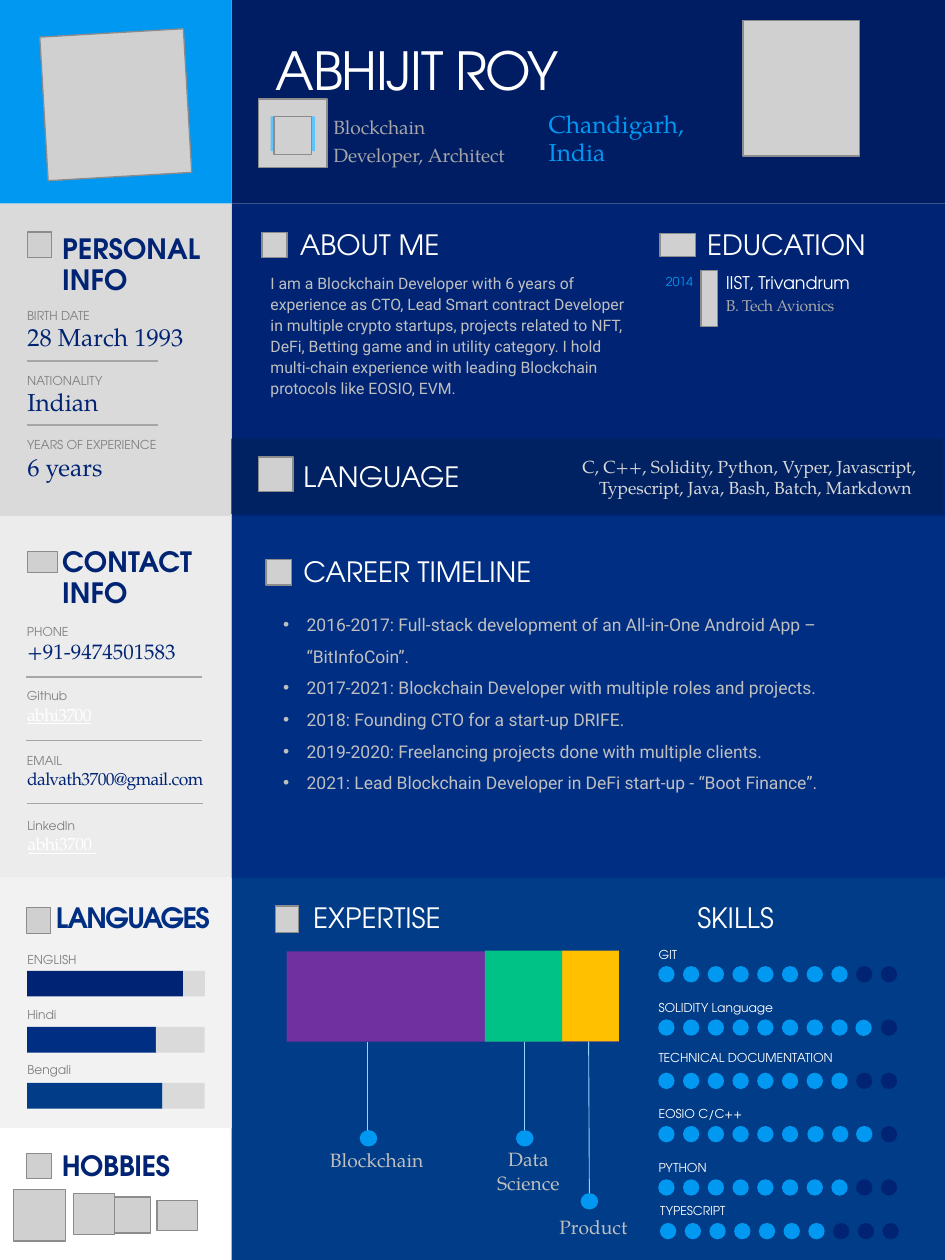
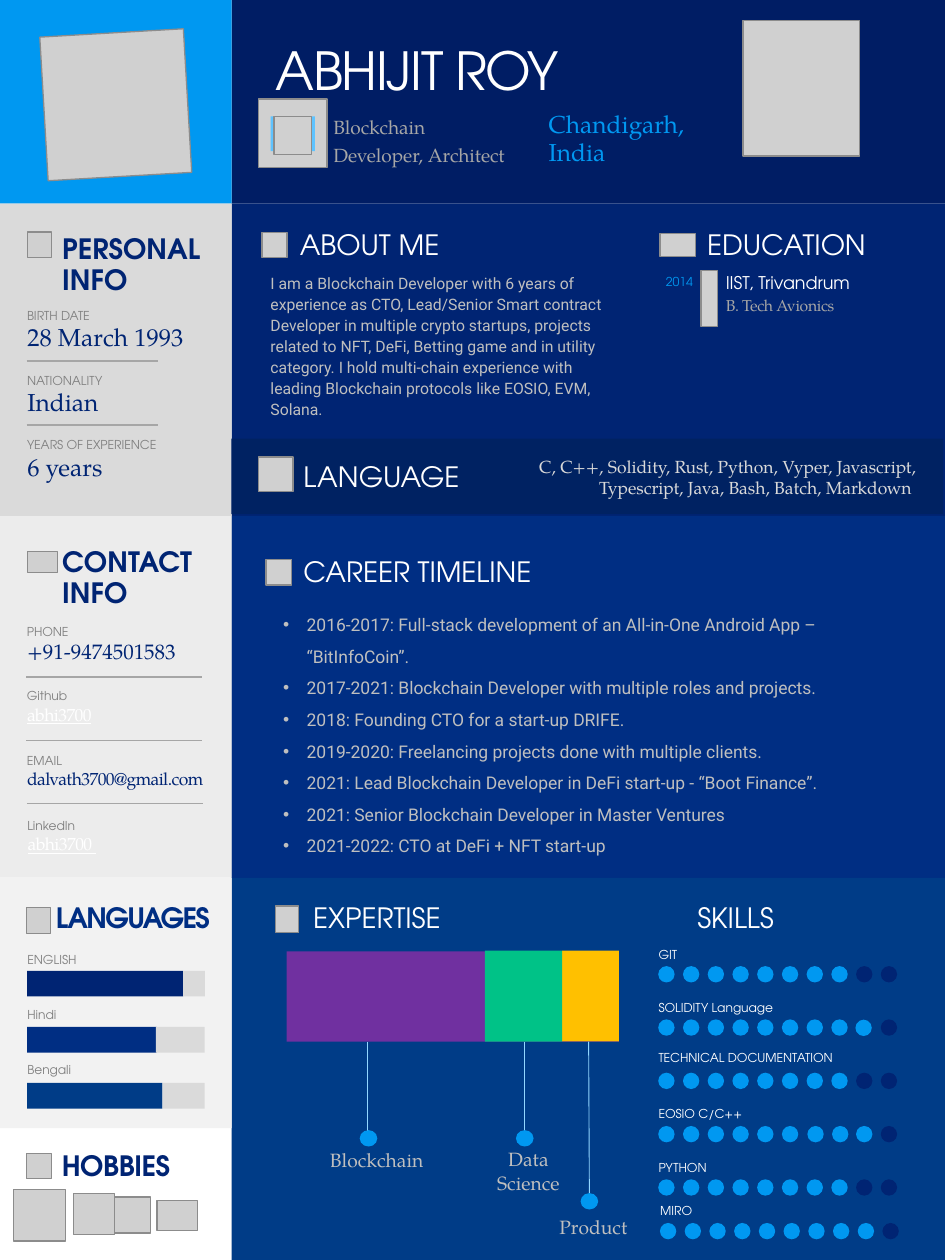
Before and after one commit to abhi3700/my_resume, a slide deck: slide 1 of my_resume.pptx. Drawn at 945x1260 pixels with LibreOffice and Linux fonts; fonts in the diff are those of the drawing; grey boxes stand for pictures; background and template pictures are left out. Boxes give left, top, right and bottom in pixels: in the first picture for what was removed or moved away, otherwise in the second. Text is boxed around its words. In the diff, an @@ line names an element or a change of style, - is before the commit and + after.

```diff
--- a/my_resume.pptx
+++ b/my_resume.pptx
@@ text at (x1=270, y1=277, x2=601, y2=415): text changed @@
-I am a Blockchain Developer with 6 years of experience as CTO, Lead Smart contract Developer in multiple crypto startups, projects related to NFT, DeFi, Betting game and in utility category. I hold multi-chain experience with leading Blockchain protocols like EOSIO, EVM.
+I am a Blockchain Developer with 6 years of experience as CTO, Lead/Senior Smart contract Developer in multiple crypto startups, projects related to NFT, DeFi, Betting game and in utility category. I hold multi-chain experience with leading Blockchain protocols like EOSIO, EVM, Solana.
@@ text at (x1=539, y1=460, x2=916, y2=499): text changed @@
-C, C++, Solidity, Python, Vyper, Javascript, Typescript, Java, Bash, Batch, Markdown
+C, C++, Solidity, Rust, Python, Vyper, Javascript, Typescript, Java, Bash, Batch, Markdown
@@ text at (x1=307, y1=808, x2=725, y2=856): paragraphs added @@
+• 2021: Senior Blockchain Developer in Master Ventures
+• 2021-2022: CTO at DeFi + NFT start-up
@@ text at (x1=660, y1=1206, x2=692, y2=1215): text changed @@
-TYPESCRIPT
+MIRO
@@ ellipse at (x1=833, y1=1223, x2=849, y2=1240): fill #002473 to #0098F1 @@
@@ ellipse at (x1=858, y1=1223, x2=874, y2=1240): fill #002473 to #0098F1 @@
```
Also in this commit, not shown: 2 other slides changed, 1 other file.
